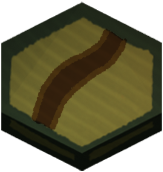
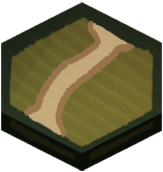
Revision of a layered (163, 172) image; what changed, layer by layer:
pixels changed over bbox(23, 20, 135, 138) (layer not identified)
